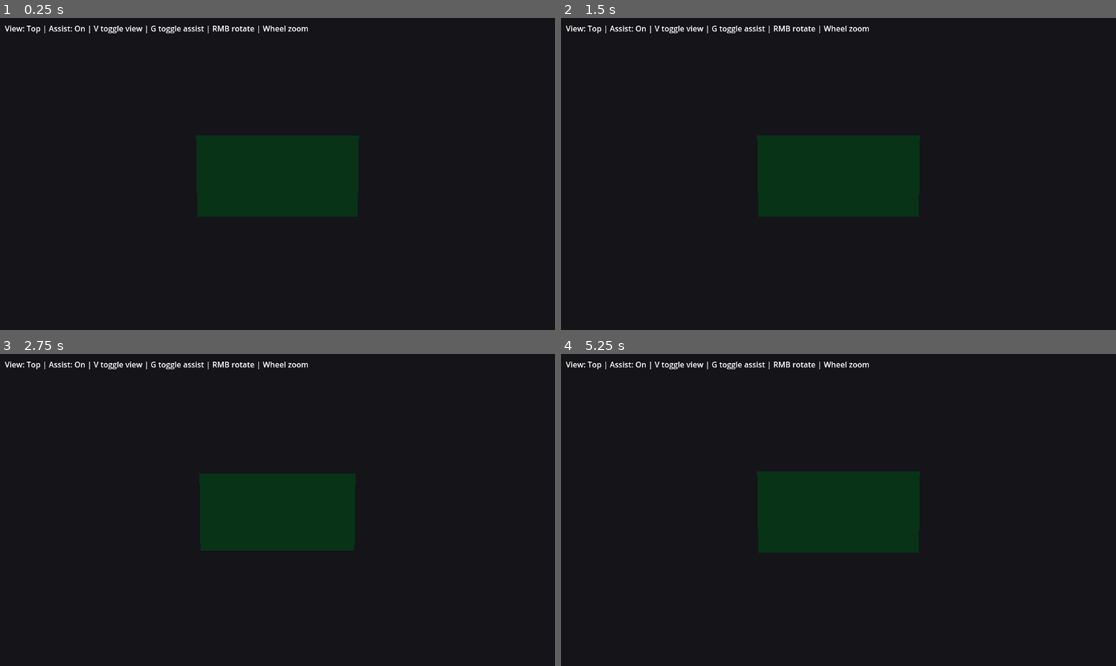
Above: before the commit, frames 1-4 (two rows, left to right).
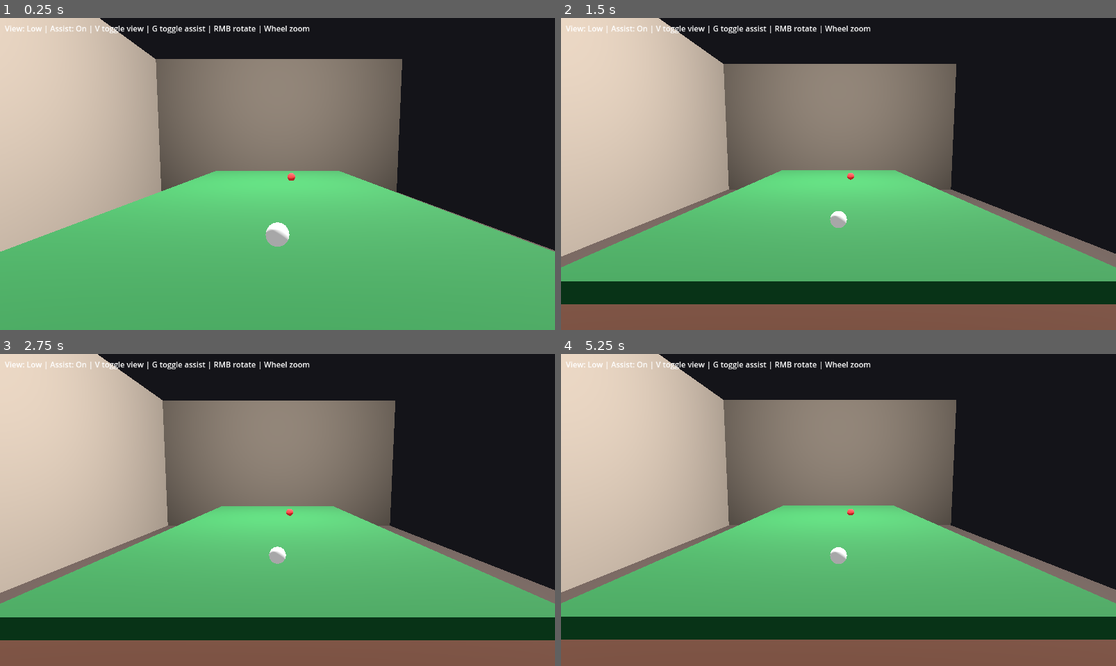
Above: after the commit, the same moments.

Repository: zhawei98213/pool8Ball
Game: Godot game, scene res://scenes/Main.tscn
The game is run twice, just before and just after one commit, with the same random seed, the same clock (stepped at 60 frames per second) and the same inputs.
Inputs (mouse positions are in pixels of both pictures, inside the frame that each line leads up to):
- Up to frame 1 (0.25 s): no input
- Up to frame 2 (1.5 s): move the mouse to (960, 158) at 0.52 s; hold B (place_mode) 0.53-1.25 s; click (960, 158) at 0.67 s; drag from (727, 189) to (810, 236) at 1.27 s
- Up to frame 3 (2.75 s): move the mouse to (333, 441) at 2.02 s; hold Mouse wheel down (zoom_out) from 2.03 s (still down); click (333, 441) at 2.17 s
- Up to frame 4 (5.25 s): release Mouse wheel down (zoom_out) at 2.75 s; drag from (810, 572) to (672, 463) at 2.77 s; move the mouse to (1005, 556) at 3.52 s; hold Mouse wheel up (zoom_in) 3.53-4.25 s; click (1005, 556) at 3.67 s; tap Enter at 4.25 s; drag from (672, 463) to (755, 432) at 4.27 s; tap R (reset_balls) at 5 s; move the mouse to (866, 510) at 5.02 s; hold B (place_mode) from 5.03 s (still down); click (866, 510) at 5.17 s

The runs differ from the first frame. In frame 1, 76% of the frame differs, in the area x 0-100%, y 0-100%; in frame 2, 74%; in frame 3, 74%; in frame 4, 74%.

Commit message:
Add low-angle camera and simple room

Diff:
--- a/scenes/Main.tscn
+++ b/scenes/Main.tscn
@@ -1,6 +1,6 @@
-[gd_scene load_steps=19 format=3]
-
-[ext_resource type="Script" path="res://scripts/CameraOrbit.gd" id="1"]
+[gd_scene load_steps=26 format=3]
+
+[ext_resource type="Script" path="res://scripts/CameraFollow.gd" id="1"]
 [ext_resource type="Script" path="res://scripts/ShotController.gd" id="2"]
 [ext_resource type="Script" path="res://scripts/AimAssist.gd" id="3"]
 [ext_resource type="Script" path="res://scripts/HUD.gd" id="4"]
@@ -24,43 +24,71 @@
 emission_enabled = true
 emission = Color(0.05, 0.2, 0.1, 1.0)
 
-[sub_resource type="SphereMesh" id="6"]
+[sub_resource type="BoxMesh" id="6"]
+size = Vector3(2.7, 0.15, 1.43)
+
+[sub_resource type="StandardMaterial3D" id="7"]
+albedo_color = Color(0.25, 0.12, 0.05, 1.0)
+
+[sub_resource type="SphereMesh" id="8"]
 radius = 0.028575
 height = 0.05715
 
-[sub_resource type="SphereShape3D" id="7"]
+[sub_resource type="SphereShape3D" id="9"]
 radius = 0.028575
 
-[sub_resource type="StandardMaterial3D" id="8"]
+[sub_resource type="StandardMaterial3D" id="10"]
 albedo_color = Color(0.92, 0.92, 0.92, 1.0)
 emission_enabled = true
 emission = Color(0.65, 0.65, 0.65, 1.0)
 
-[sub_resource type="StandardMaterial3D" id="9"]
+[sub_resource type="StandardMaterial3D" id="11"]
 albedo_color = Color(0.9, 0.2, 0.2, 1.0)
 emission_enabled = true
 emission = Color(0.7, 0.15, 0.15, 1.0)
 
-[sub_resource type="StandardMaterial3D" id="10"]
+[sub_resource type="StandardMaterial3D" id="12"]
 albedo_color = Color(0.7, 0.95, 1.0, 1.0)
 
-[sub_resource type="StandardMaterial3D" id="11"]
+[sub_resource type="StandardMaterial3D" id="13"]
 albedo_color = Color(0.95, 0.85, 0.2, 1.0)
 
-[sub_resource type="StandardMaterial3D" id="12"]
+[sub_resource type="StandardMaterial3D" id="14"]
 transparency = 1
 albedo_color = Color(0.6, 0.9, 1.0, 0.35)
 
-[sub_resource type="Environment" id="13"]
+[sub_resource type="Environment" id="15"]
 background_mode = 1
 background_color = Color(0.08, 0.08, 0.1, 1.0)
 ambient_light_color = Color(0.7, 0.7, 0.7, 1.0)
 ambient_light_energy = 1.2
 
+[sub_resource type="BoxMesh" id="16"]
+size = Vector3(6.0, 0.1, 4.0)
+
+[sub_resource type="StandardMaterial3D" id="17"]
+albedo_color = Color(0.25, 0.2, 0.18, 1.0)
+
+[sub_resource type="BoxMesh" id="18"]
+size = Vector3(6.0, 2.2, 0.1)
+
+[sub_resource type="BoxMesh" id="19"]
+size = Vector3(0.1, 2.2, 4.0)
+
+[sub_resource type="StandardMaterial3D" id="20"]
+albedo_color = Color(0.55, 0.5, 0.45, 1.0)
+
+[sub_resource type="CylinderMesh" id="21"]
+radius = 0.012
+height = 1.6
+
+[sub_resource type="StandardMaterial3D" id="22"]
+albedo_color = Color(0.55, 0.35, 0.2, 1.0)
+
 [node name="Main" type="Node3D"]
 
 [node name="WorldEnvironment" type="WorldEnvironment" parent="."]
-environment = SubResource("13")
+environment = SubResource("15")
 
 [node name="Sun" type="DirectionalLight3D" parent="."]
 light_energy = 2.0
@@ -70,13 +98,32 @@
 position = Vector3(0, 1.2, 0)
 light_energy = 4.0
 
-[node name="CameraRig" type="Node3D" parent="."]
-position = Vector3(0, 0.9, 0)
-script = ExtResource("1")
-
-[node name="Camera3D" type="Camera3D" parent="CameraRig"]
-current = true
-fov = 70.0
+[node name="Room" type="Node3D" parent="."]
+
+[node name="Floor" type="MeshInstance3D" parent="Room"]
+position = Vector3(0, -0.55, 0)
+mesh = SubResource("16")
+material_override = SubResource("17")
+
+[node name="BackWall" type="MeshInstance3D" parent="Room"]
+position = Vector3(0, 0.55, -2.0)
+mesh = SubResource("18")
+material_override = SubResource("20")
+
+[node name="LeftWall" type="MeshInstance3D" parent="Room"]
+position = Vector3(-3.0, 0.55, 0)
+mesh = SubResource("19")
+material_override = SubResource("20")
+
+[node name="RightWall" type="MeshInstance3D" parent="Room"]
+position = Vector3(3.0, 0.55, 0)
+mesh = SubResource("19")
+material_override = SubResource("20")
+
+[node name="TableFrame" type="MeshInstance3D" parent="."]
+position = Vector3(0, -0.125, 0)
+mesh = SubResource("6")
+material_override = SubResource("7")
 
 [node name="Table" type="StaticBody3D" parent="."]
 position = Vector3(0, -0.05, 0)
@@ -91,7 +138,7 @@
 shape = SubResource("4")
 
 [node name="CueBall" type="RigidBody3D" parent="." groups=["balls"]]
-position = Vector3(-0.6, 0.028575, 0)
+position = Vector3(-0.9, 0.028575, 0)
 mass = 0.17
 linear_damp = 0.7
 angular_damp = 0.6
@@ -100,11 +147,17 @@
 collision_mask = 3
 
 [node name="CueBallMesh" type="MeshInstance3D" parent="CueBall"]
-mesh = SubResource("6")
-material_override = SubResource("8")
+mesh = SubResource("8")
+material_override = SubResource("10")
 
 [node name="CueBallCollision" type="CollisionShape3D" parent="CueBall"]
-shape = SubResource("7")
+shape = SubResource("9")
+
+[node name="CueStick" type="MeshInstance3D" parent="CueBall"]
+position = Vector3(-0.8, 0.02, 0)
+rotation = Vector3(0, 0, 1.5708)
+mesh = SubResource("21")
+material_override = SubResource("22")
 
 [node name="TargetBall" type="RigidBody3D" parent="." groups=["balls"]]
 position = Vector3(0.4, 0.028575, 0.1)
@@ -116,25 +169,33 @@
 collision_mask = 3
 
 [node name="TargetBallMesh" type="MeshInstance3D" parent="TargetBall"]
-mesh = SubResource("6")
-material_override = SubResource("9")
+mesh = SubResource("8")
+material_override = SubResource("11")
 
 [node name="TargetBallCollision" type="CollisionShape3D" parent="TargetBall"]
-shape = SubResource("7")
+shape = SubResource("9")
 
 [node name="AimAssist" type="Node3D" parent="."]
 script = ExtResource("3")
 cue_ball_path = NodePath("../CueBall")
 
 [node name="CueLine" type="MeshInstance3D" parent="AimAssist"]
-material_override = SubResource("10")
+material_override = SubResource("12")
 
 [node name="TargetLine" type="MeshInstance3D" parent="AimAssist"]
-material_override = SubResource("11")
+material_override = SubResource("13")
 
 [node name="GhostBall" type="MeshInstance3D" parent="AimAssist"]
-mesh = SubResource("6")
-material_override = SubResource("12")
+mesh = SubResource("8")
+material_override = SubResource("14")
+
+[node name="CameraRig" type="Node3D" parent="."]
+script = ExtResource("1")
+cue_ball_path = NodePath("../CueBall")
+
+[node name="Camera3D" type="Camera3D" parent="CameraRig"]
+current = true
+fov = 60.0
 
 [node name="ShotController" type="Node" parent="."]
 script = ExtResource("2")
@@ -150,6 +211,6 @@
 [node name="HelpLabel" type="Label" parent="HUD"]
 offset_left = 10.0
 offset_top = 10.0
-offset_right = 850.0
+offset_right = 1000.0
 offset_bottom = 40.0
-text = "View: Top | Assist: On | V toggle view | G toggle assist | RMB rotate | Wheel zoom"
+text = "View: Low | Assist: On | V toggle view | G toggle assist | RMB rotate | Wheel zoom"
--- /dev/null
+++ b/scripts/CameraFollow.gd
@@ -0,0 +1,23 @@
+extends Node3D
+
+@export var cue_ball_path: NodePath
+@export var offset := Vector3(-0.9, 0.25, 0.0)
+@export var look_ahead := Vector3(1.0, 0.05, 0.0)
+@export var smoothing := 0.12
+
+@onready var _cue_ball: RigidBody3D = get_node(cue_ball_path)
+@onready var _camera: Camera3D = $Camera3D
+
+func _physics_process(_delta: float) -> void:
+	if not _cue_ball:
+		return
+	var target_pos := _cue_ball.global_transform.origin + offset
+	_camera.global_transform.origin = _camera.global_transform.origin.lerp(target_pos, smoothing)
+	var look_target := _cue_ball.global_transform.origin + look_ahead
+	_camera.look_at(look_target, Vector3.UP)
+
+func get_camera() -> Camera3D:
+	return _camera
+
+func is_top_down() -> bool:
+	return false
--- a/scripts/HUD.gd
+++ b/scripts/HUD.gd
@@ -14,7 +14,7 @@
 
 func _unhandled_input(event: InputEvent) -> void:
 	if event.is_action_pressed("toggle_help"):
-		_visible = !_visible
+		_visible = not _visible
 		_label.visible = _visible
 		if _visible:
 			_update_text()
@@ -24,9 +24,9 @@
 		_update_text()
 
 func _update_text() -> void:
-	var view_label := "Top"
-	if _camera_rig.has_method("is_top_down") and not _camera_rig.is_top_down():
-		view_label = "Low"
+	var view_label := "Low"
+	if _camera_rig.has_method("is_top_down"):
+		view_label = "Top" if _camera_rig.is_top_down() else "Low"
 	var assist_label := "On"
 	if _aim_assist.has_method("is_enabled") and not _aim_assist.is_enabled():
 		assist_label = "Off"
